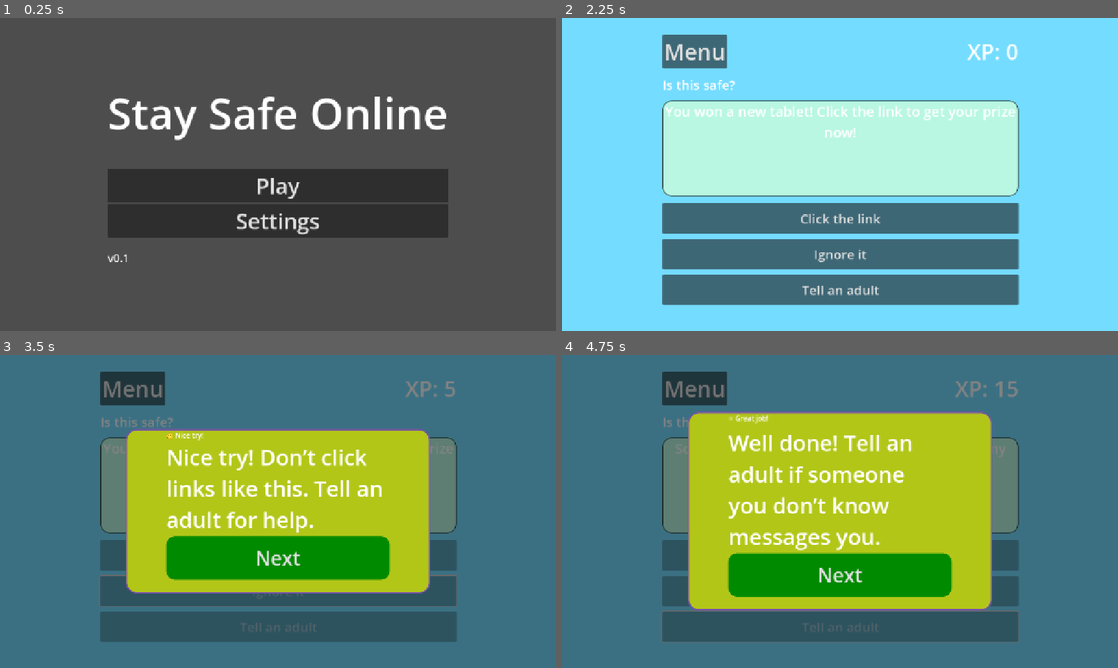
Above: before the commit, frames 1-4 (two rows, left to right).
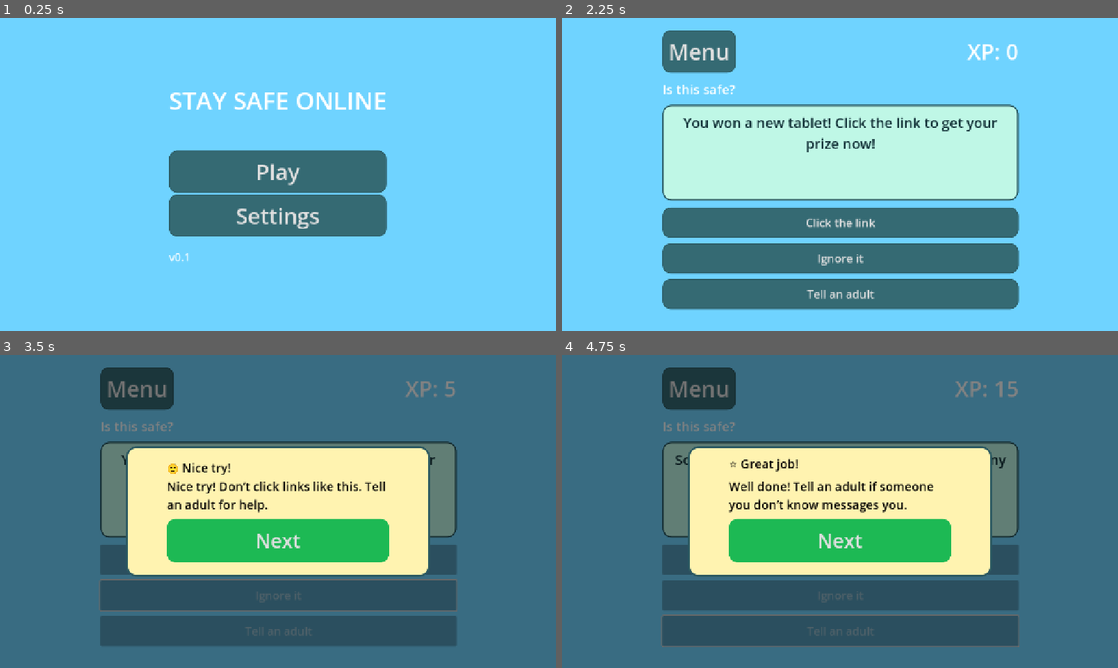
Above: after the commit, the same moments.

Repository: stackedStewart/online-safety-gamified-prototype
Game: Godot game, scene res://scenes/main.tscn
The game is run twice, just before and just after one commit, with the same random seed, the same clock (stepped at 60 frames per second) and the same inputs.
Inputs:
- Up to frame 1 (0.25 s): no input
- Up to frame 2 (2.25 s): click "Play" at 0.5 s; click "Menu" at 1.25 s; click "Play" at 2 s
- Up to frame 3 (3.5 s): click "Ignore it" at 2.75 s
- Up to frame 4 (4.75 s): click "Next" at 3.5 s; click "Tell an adult" at 4.25 s

The runs differ from the first frame. In frame 1, 100% of the frame differs, in the area x 0-100%, y 0-100%; in frame 2, 12%; in frame 3, 34%; in frame 4, 39%.

Commit message:
Added JSON scenarios, GameState singleton, gameplay loop, feedback overlay, UI theme pass v1

Diff:
--- a/scenes/challenge_shell.tscn
+++ b/scenes/challenge_shell.tscn
@@ -1,29 +1,157 @@
-[gd_scene load_steps=8 format=3 uid="uid://dn3lodumui1t4"]
+[gd_scene load_steps=20 format=3 uid="uid://dn3lodumui1t4"]
 
 [ext_resource type="Script" uid="uid://co4hwyxxga3xt" path="res://scenes/challenge_shell.gd" id="1_ueh3a"]
 
 [sub_resource type="Theme" id="Theme_ueh3a"]
 Button/styles/Normal = null
 
+[sub_resource type="StyleBoxFlat" id="StyleBoxFlat_vo6a5"]
+content_margin_left = 14.0
+content_margin_top = 14.0
+content_margin_right = 14.0
+content_margin_bottom = 14.0
+bg_color = Color(0.20784314, 0.41568628, 0.4509804, 1)
+border_width_left = 2
+border_width_top = 2
+border_width_right = 2
+border_width_bottom = 2
+border_color = Color(0.16862746, 0.34901962, 0.38039216, 1)
+corner_radius_top_left = 18
+corner_radius_top_right = 18
+corner_radius_bottom_right = 18
+corner_radius_bottom_left = 18
+
+[sub_resource type="StyleBoxFlat" id="StyleBoxFlat_whhfy"]
+bg_color = Color(0.16862746, 0.34901962, 0.38039216, 1)
+corner_radius_top_left = 18
+corner_radius_top_right = 18
+corner_radius_bottom_right = 18
+corner_radius_bottom_left = 18
+
+[sub_resource type="StyleBoxFlat" id="StyleBoxFlat_j8ase"]
+bg_color = Color(0.24705882, 0.4862745, 0.5254902, 1)
+corner_radius_top_left = 18
+corner_radius_top_right = 18
+corner_radius_bottom_right = 18
+corner_radius_bottom_left = 18
+
 [sub_resource type="StyleBoxFlat" id="StyleBoxFlat_ueh3a"]
-bg_color = Color(0.72676677, 0.96832806, 0.8847558, 1)
-border_width_left = 2
-border_width_top = 2
-border_width_right = 2
-border_width_bottom = 2
-border_color = Color(0.22060552, 0.310035, 0.27956146, 1)
+content_margin_left = 18.0
+content_margin_top = 18.0
+content_margin_right = 18.0
+content_margin_bottom = 18.0
+bg_color = Color(0.7490196, 0.96862745, 0.9019608, 1)
+border_width_left = 3
+border_width_top = 3
+border_width_right = 3
+border_width_bottom = 3
+border_color = Color(0.16862746, 0.34901962, 0.38039216, 1)
 corner_radius_top_left = 20
 corner_radius_top_right = 20
 corner_radius_bottom_right = 20
 corner_radius_bottom_left = 20
 
+[sub_resource type="StyleBoxFlat" id="StyleBoxFlat_p7y1d"]
+content_margin_left = 14.0
+content_margin_top = 14.0
+content_margin_right = 14.0
+content_margin_bottom = 14.0
+bg_color = Color(0.20784314, 0.41568628, 0.4509804, 1)
+border_width_left = 2
+border_width_top = 2
+border_width_right = 2
+border_width_bottom = 2
+border_color = Color(0.16862746, 0.34901962, 0.38039216, 1)
+corner_radius_top_left = 18
+corner_radius_top_right = 18
+corner_radius_bottom_right = 18
+corner_radius_bottom_left = 18
+
+[sub_resource type="StyleBoxFlat" id="StyleBoxFlat_3xtwe"]
+bg_color = Color(0.16862746, 0.34901962, 0.38039216, 1)
+corner_radius_top_left = 18
+corner_radius_top_right = 18
+corner_radius_bottom_right = 18
+corner_radius_bottom_left = 18
+
+[sub_resource type="StyleBoxFlat" id="StyleBoxFlat_gq6um"]
+content_margin_left = 18.0
+content_margin_top = 18.0
+content_margin_right = 18.0
+content_margin_bottom = 18.0
+bg_color = Color(0.24705882, 0.4862745, 0.5254902, 1)
+border_width_left = 2
+border_width_top = 2
+border_width_right = 2
+border_width_bottom = 2
+corner_radius_top_left = 18
+corner_radius_top_right = 18
+corner_radius_bottom_right = 18
+corner_radius_bottom_left = 18
+
+[sub_resource type="StyleBoxFlat" id="StyleBoxFlat_t8gep"]
+content_margin_left = 14.0
+content_margin_top = 14.0
+content_margin_right = 14.0
+content_margin_bottom = 14.0
+bg_color = Color(0.20784314, 0.41568628, 0.4509804, 1)
+border_width_left = 2
+border_width_top = 2
+border_width_right = 2
+border_width_bottom = 2
+border_color = Color(0.16862746, 0.34901962, 0.38039216, 1)
+corner_radius_top_left = 18
+corner_radius_top_right = 18
+corner_radius_bottom_right = 18
+corner_radius_bottom_left = 18
+
+[sub_resource type="StyleBoxFlat" id="StyleBoxFlat_6ieut"]
+bg_color = Color(0.16862746, 0.34901962, 0.38039216, 1)
+corner_radius_top_left = 18
+corner_radius_top_right = 18
+corner_radius_bottom_right = 18
+corner_radius_bottom_left = 18
+
+[sub_resource type="StyleBoxFlat" id="StyleBoxFlat_ohqp5"]
+bg_color = Color(0.24705882, 0.4862745, 0.5254902, 1)
+corner_radius_top_left = 18
+corner_radius_top_right = 18
+corner_radius_bottom_right = 18
+corner_radius_bottom_left = 18
+
+[sub_resource type="StyleBoxFlat" id="StyleBoxFlat_kahjl"]
+bg_color = Color(0.20784314, 0.41568628, 0.4509804, 1)
+border_width_left = 2
+border_width_top = 2
+border_width_right = 2
+border_width_bottom = 2
+border_color = Color(0.16862746, 0.34901962, 0.38039216, 1)
+corner_radius_top_left = 18
+corner_radius_top_right = 18
+corner_radius_bottom_right = 18
+corner_radius_bottom_left = 18
+
+[sub_resource type="StyleBoxFlat" id="StyleBoxFlat_apyvp"]
+bg_color = Color(0.16862746, 0.34901962, 0.38039216, 1)
+corner_radius_top_left = 18
+corner_radius_top_right = 18
+corner_radius_bottom_right = 18
+corner_radius_bottom_left = 18
+
+[sub_resource type="StyleBoxFlat" id="StyleBoxFlat_vh0hs"]
+bg_color = Color(0.24705882, 0.4862745, 0.5254902, 1)
+corner_radius_top_left = 18
+corner_radius_top_right = 18
+corner_radius_bottom_right = 18
+corner_radius_bottom_left = 18
+
 [sub_resource type="StyleBoxFlat" id="StyleBoxFlat_txree"]
-bg_color = Color(0.6995854, 0.77705634, 0.096308775, 1)
-border_width_left = 3
-border_width_top = 3
-border_width_right = 3
-border_width_bottom = 3
-border_color = Color(0.47058824, 0.31764707, 0.6627451, 1)
+bg_color = Color(1, 0.9529412, 0.6901961, 1)
+border_width_left = 4
+border_width_top = 4
+border_width_right = 4
+border_width_bottom = 4
+border_color = Color(0.16862746, 0.34901962, 0.38039216, 1)
 corner_radius_top_left = 24
 corner_radius_top_right = 24
 corner_radius_bottom_right = 24
@@ -34,7 +162,7 @@
 content_margin_top = 14.0
 content_margin_right = 14.0
 content_margin_bottom = 14.0
-bg_color = Color(0, 0.5411765, 0, 1)
+bg_color = Color(0.11372549, 0.7254902, 0.32941177, 1)
 corner_radius_top_left = 20
 corner_radius_top_right = 20
 corner_radius_bottom_right = 20
@@ -45,7 +173,7 @@
 content_margin_top = 14.0
 content_margin_right = 14.0
 content_margin_bottom = 14.0
-bg_color = Color(1.6364455e-06, 0.37501174, 0, 1)
+bg_color = Color(0.08627451, 0.61960787, 0.27450982, 1)
 corner_radius_top_left = 20
 corner_radius_top_right = 20
 corner_radius_bottom_right = 20
@@ -56,7 +184,7 @@
 content_margin_top = 14.0
 content_margin_right = 14.0
 content_margin_bottom = 14.0
-bg_color = Color(1.1743903e-05, 0.9717832, 0, 1)
+bg_color = Color(0.15686275, 0.78039217, 0.3882353, 1)
 corner_radius_top_left = 20
 corner_radius_top_right = 20
 corner_radius_bottom_right = 20
@@ -79,7 +207,7 @@
 anchor_bottom = 1.0
 grow_horizontal = 2
 grow_vertical = 2
-color = Color(0.45490196, 0.8627451, 1, 1)
+color = Color(0.43529412, 0.827451, 1, 1)
 
 [node name="PageContainer" type="CenterContainer" parent="."]
 layout_mode = 1
@@ -111,6 +239,9 @@
 [node name="BackButton" type="Button" parent="PageContainer/Margin/Layout/TopBar"]
 layout_mode = 2
 theme_override_font_sizes/font_size = 51
+theme_override_styles/normal = SubResource("StyleBoxFlat_vo6a5")
+theme_override_styles/pressed = SubResource("StyleBoxFlat_whhfy")
+theme_override_styles/hover = SubResource("StyleBoxFlat_j8ase")
 text = "Menu"
 
 [node name="TopBarSpacer" type="Control" parent="PageContainer/Margin/Layout/TopBar"]
@@ -141,6 +272,7 @@
 custom_minimum_size = Vector2(160, 160)
 layout_mode = 2
 size_flags_vertical = 1
+theme_override_colors/font_color = Color(0.05490196, 0.17254902, 0.2, 1)
 theme_override_constants/line_spacing = 3
 theme_override_font_sizes/font_size = 32
 text = "Scenario"
@@ -154,19 +286,28 @@
 [node name="OptionAButton" type="Button" parent="PageContainer/Margin/Layout/Options"]
 custom_minimum_size = Vector2(0, 70)
 layout_mode = 2
-theme_override_font_sizes/font_size = 30
+theme_override_font_sizes/font_size = 26
+theme_override_styles/normal = SubResource("StyleBoxFlat_p7y1d")
+theme_override_styles/pressed = SubResource("StyleBoxFlat_3xtwe")
+theme_override_styles/hover = SubResource("StyleBoxFlat_gq6um")
 text = "Click the Link"
 
 [node name="OptionBButton" type="Button" parent="PageContainer/Margin/Layout/Options"]
 custom_minimum_size = Vector2(0, 70)
 layout_mode = 2
-theme_override_font_sizes/font_size = 30
+theme_override_font_sizes/font_size = 26
+theme_override_styles/normal = SubResource("StyleBoxFlat_t8gep")
+theme_override_styles/pressed = SubResource("StyleBoxFlat_6ieut")
+theme_override_styles/hover = SubResource("StyleBoxFlat_ohqp5")
 text = "Ignore it"
 
 [node name="OptionCButton" type="Button" parent="PageContainer/Margin/Layout/Options"]
 custom_minimum_size = Vector2(0, 70)
 layout_mode = 2
-theme_override_font_sizes/font_size = 30
+theme_override_font_sizes/font_size = 26
+theme_override_styles/normal = SubResource("StyleBoxFlat_kahjl")
+theme_override_styles/pressed = SubResource("StyleBoxFlat_apyvp")
+theme_override_styles/hover = SubResource("StyleBoxFlat_vh0hs")
 text = "Tell An Adult"
 
 [node name="Separator" type="Control" parent="PageContainer/Margin/Layout/Options"]
@@ -216,11 +357,14 @@
 
 [node name="FeedbackTitle" type="Label" parent="FeedbackOverlay/CenterContainer/FeedbackPanel/FeedbackMargin/FeedbackLayout"]
 layout_mode = 2
+theme_override_colors/font_color = Color(0, 0, 0, 1)
+theme_override_font_sizes/font_size = 28
 
 [node name="FeedbackText" type="Label" parent="FeedbackOverlay/CenterContainer/FeedbackPanel/FeedbackMargin/FeedbackLayout"]
 custom_minimum_size = Vector2(0, 90)
 layout_mode = 2
-theme_override_font_sizes/font_size = 50
+theme_override_colors/font_color = Color(0, 0, 0, 1)
+theme_override_font_sizes/font_size = 28
 autowrap_mode = 2
 
 [node name="NextButton" type="Button" parent="FeedbackOverlay/CenterContainer/FeedbackPanel/FeedbackMargin/FeedbackLayout"]
--- a/scenes/menu.tscn
+++ b/scenes/menu.tscn
@@ -1,6 +1,66 @@
-[gd_scene load_steps=2 format=3 uid="uid://4nwf3xcpg3qf"]
+[gd_scene load_steps=8 format=3 uid="uid://4nwf3xcpg3qf"]
 
 [ext_resource type="Script" uid="uid://b7x8t1yijfand" path="res://scenes/menu.gd" id="1_yqeox"]
+
+[sub_resource type="StyleBoxFlat" id="StyleBoxFlat_yqeox"]
+content_margin_left = 14.0
+content_margin_top = 14.0
+content_margin_right = 14.0
+content_margin_bottom = 14.0
+bg_color = Color(0.20784314, 0.41568628, 0.4509804, 1)
+border_width_left = 2
+border_width_top = 2
+border_width_right = 2
+border_width_bottom = 2
+border_color = Color(0.16862746, 0.34901962, 0.38039216, 1)
+corner_radius_top_left = 18
+corner_radius_top_right = 18
+corner_radius_bottom_right = 18
+corner_radius_bottom_left = 18
+
+[sub_resource type="StyleBoxFlat" id="StyleBoxFlat_vjb58"]
+bg_color = Color(0.16862746, 0.34901962, 0.38039216, 1)
+corner_radius_top_left = 18
+corner_radius_top_right = 18
+corner_radius_bottom_right = 18
+corner_radius_bottom_left = 18
+
+[sub_resource type="StyleBoxFlat" id="StyleBoxFlat_con2f"]
+bg_color = Color(0.24705882, 0.4862745, 0.5254902, 1)
+corner_radius_top_left = 18
+corner_radius_top_right = 18
+corner_radius_bottom_right = 18
+corner_radius_bottom_left = 18
+
+[sub_resource type="StyleBoxFlat" id="StyleBoxFlat_mhnvy"]
+content_margin_left = 14.0
+content_margin_top = 14.0
+content_margin_right = 14.0
+content_margin_bottom = 14.0
+bg_color = Color(0.20784314, 0.41568628, 0.4509804, 1)
+border_width_left = 2
+border_width_top = 2
+border_width_right = 2
+border_width_bottom = 2
+border_color = Color(0.16862746, 0.34901962, 0.38039216, 1)
+corner_radius_top_left = 18
+corner_radius_top_right = 18
+corner_radius_bottom_right = 18
+corner_radius_bottom_left = 18
+
+[sub_resource type="StyleBoxFlat" id="StyleBoxFlat_4ytvr"]
+bg_color = Color(0.16862746, 0.34901962, 0.38039216, 1)
+corner_radius_top_left = 18
+corner_radius_top_right = 18
+corner_radius_bottom_right = 18
+corner_radius_bottom_left = 18
+
+[sub_resource type="StyleBoxFlat" id="StyleBoxFlat_g3eks"]
+bg_color = Color(0.24705882, 0.4862745, 0.5254902, 1)
+corner_radius_top_left = 18
+corner_radius_top_right = 18
+corner_radius_bottom_right = 18
+corner_radius_bottom_left = 18
 
 [node name="Menu" type="Control"]
 layout_mode = 3
@@ -10,6 +70,15 @@
 grow_horizontal = 2
 grow_vertical = 2
 script = ExtResource("1_yqeox")
+
+[node name="Background" type="ColorRect" parent="."]
+layout_mode = 1
+anchors_preset = 15
+anchor_right = 1.0
+anchor_bottom = 1.0
+grow_horizontal = 2
+grow_vertical = 2
+color = Color(0.43529412, 0.827451, 1, 1)
 
 [node name="CenterContainer" type="CenterContainer" parent="."]
 custom_minimum_size = Vector2(900, 0)
@@ -36,12 +105,13 @@
 
 [node name="TitleLabel" type="Label" parent="CenterContainer/Margin/Layout/Header"]
 layout_mode = 2
-theme_override_font_sizes/font_size = 100
-text = "Stay Safe Online"
+theme_override_font_sizes/font_size = 56
+text = "STAY SAFE ONLINE"
 horizontal_alignment = 1
 
 [node name="SubtitleLabel" type="Label" parent="CenterContainer/Margin/Layout/Header"]
 layout_mode = 2
+theme_override_font_sizes/font_size = 28
 
 [node name="SpaceTop" type="Control" parent="CenterContainer/Margin/Layout/Header"]
 layout_mode = 2
@@ -53,11 +123,17 @@
 [node name="PlayButton" type="Button" parent="CenterContainer/Margin/Layout/Buttons"]
 layout_mode = 2
 theme_override_font_sizes/font_size = 50
+theme_override_styles/normal = SubResource("StyleBoxFlat_yqeox")
+theme_override_styles/pressed = SubResource("StyleBoxFlat_vjb58")
+theme_override_styles/hover = SubResource("StyleBoxFlat_con2f")
 text = "Play"
 
 [node name="SettingsButton" type="Button" parent="CenterContainer/Margin/Layout/Buttons"]
 layout_mode = 2
 theme_override_font_sizes/font_size = 50
+theme_override_styles/normal = SubResource("StyleBoxFlat_mhnvy")
+theme_override_styles/pressed = SubResource("StyleBoxFlat_4ytvr")
+theme_override_styles/hover = SubResource("StyleBoxFlat_g3eks")
 text = "Settings"
 
 [node name="Footer" type="HBoxContainer" parent="CenterContainer/Margin/Layout"]
--- a/scenes/results.tscn
+++ b/scenes/results.tscn
@@ -10,6 +10,15 @@
 grow_horizontal = 2
 grow_vertical = 2
 script = ExtResource("1_qh7lt")
+
+[node name="ColorRect" type="ColorRect" parent="."]
+layout_mode = 1
+anchors_preset = 15
+anchor_right = 1.0
+anchor_bottom = 1.0
+grow_horizontal = 2
+grow_vertical = 2
+color = Color(0.43529412, 0.827451, 1, 1)
 
 [node name="Margin" type="MarginContainer" parent="."]
 layout_mode = 1
Not shown, added: assets/images/assetsheet.png.import
